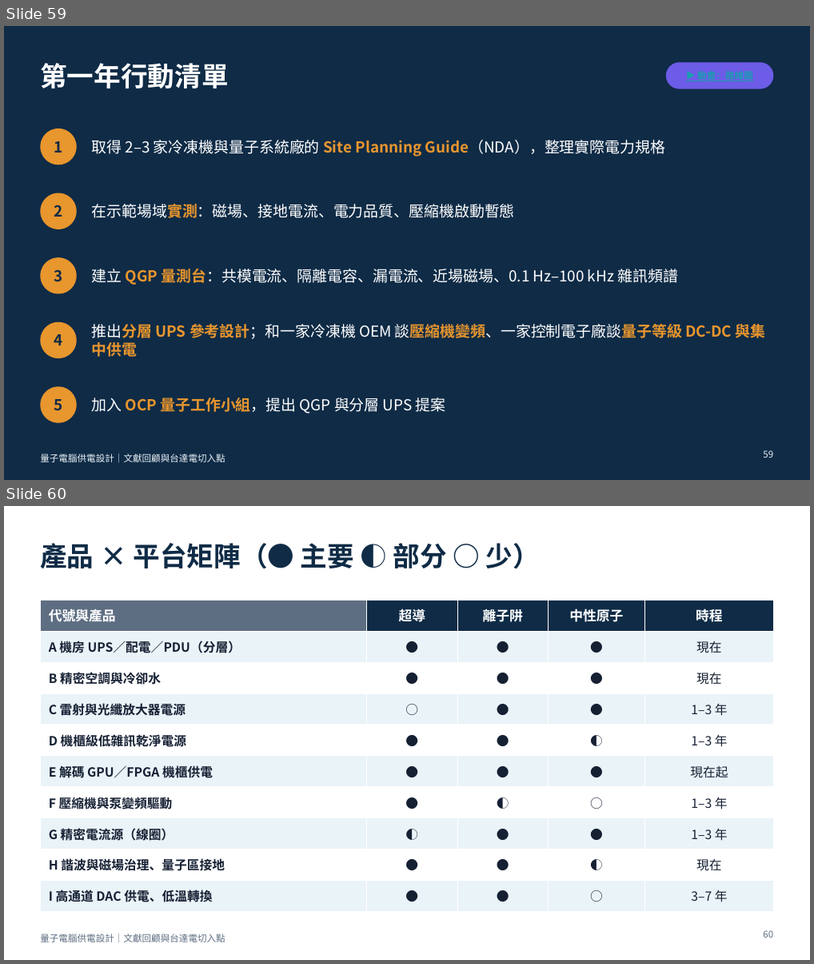
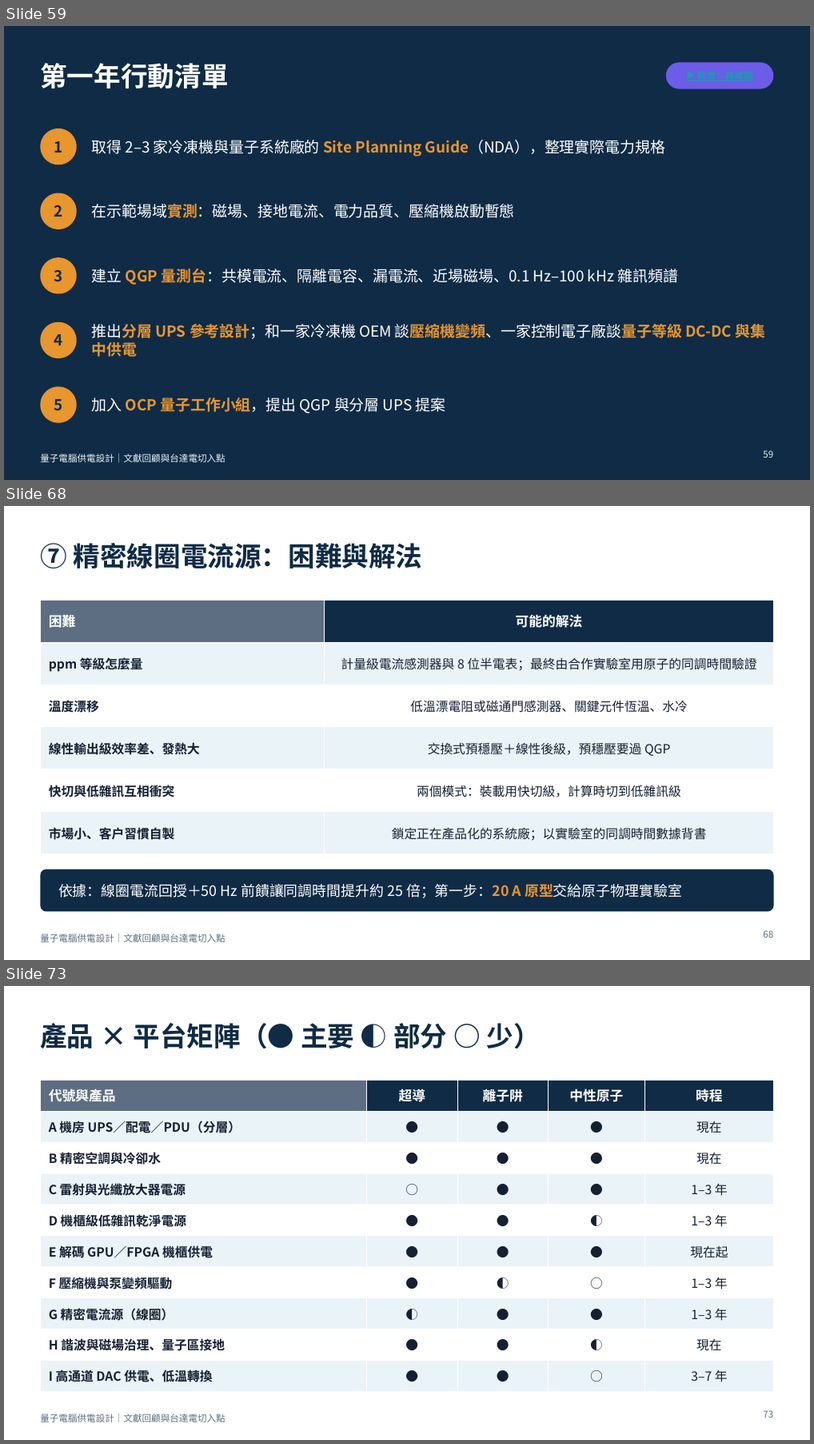
Before and after one commit to pcpcchen-coder/QuantumComputing, a slide deck: slides/output/qc-power-supply-delta.pptx. Shown one above the other, each under a label of ours: slides 59 and 60 before the commit, slides 59, 68 and 73 after it; the slides between them are not shown. The pictures are 814x964 and 814x1444 pixels, drawn with LibreOffice and Linux fonts; fonts in the diff are those of the drawing. Boxes give left, top, right and bottom in pixels: in the first picture for what was removed or moved away, otherwise in the second. Text is boxed around its words. In the diff, an @@ line names an element or a change of style, - is before the commit and + after.

```diff
--- a/slides/output/qc-power-supply-delta.pptx
+++ b/slides/output/qc-power-supply-delta.pptx
@@ slide 68 added at (x1=4, y1=506, x2=810, y2=960), background #FFFFFF; not listed: 1 template element that a slide beside it also shows @@
@@ title added at (x1=40, y1=543, x2=423, y2=568), 32 pt, text #0F2B46, bold @@
+⑦ 精密線圈電流源：困難與解法
@@ table added at (x1=40, y1=600, x2=774, y2=844), 6 rows, 2 columns @@
+困難 | 可能的解法
+ppm 等級怎麼量 | 計量級電流感測器與 8 位半電表；最終由合作實驗室用原子的同調時間驗證
+溫度漂移 | 低溫漂電阻或磁通門感測器、關鍵元件恆溫、水冷
+線性輸出級效率差、發熱大 | 交換式預穩壓＋線性後級，預穩壓要過 QGP
+快切與低雜訊互相衝突 | 兩個模式：裝載用快切級，計算時切到低雜訊級
+市場小、客戶習慣自製 | 鎖定正在產品化的系統廠；以實驗室的同調時間數據背書
@@ rounded rectangle added at (x1=40, y1=869, x2=774, y2=912), fill #0F2B46 @@
@@ text added at (x1=58, y1=884, x2=682, y2=898), 17 pt, text #FFFFFF @@
+依據：線圈電流回授＋50 Hz 前饋讓同調時間提升約 25 倍；第一步：20 A 原型交給原子物理實驗室
@@ page number added at (x1=763, y1=930, x2=774, y2=937), 11 pt, text #5E6E82 @@
+68
@@ what was slide 60 is now slide 73 @@
@@ page number at (x1=763, y1=1410, x2=774, y2=1417): text changed @@
-60
+73
```
Also in this commit, not shown: 12 other slides added, 5 other files.
